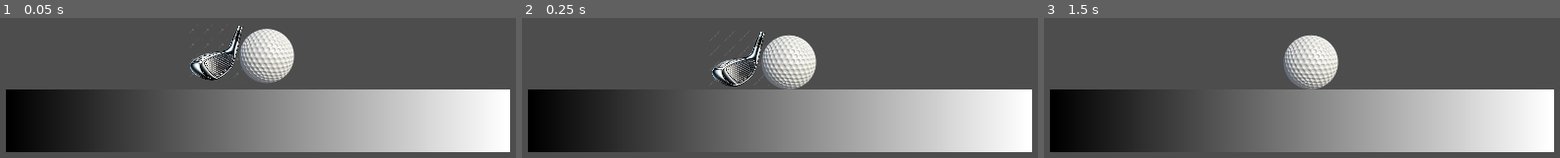
Above: before the commit, frames 1-3 (left to right).
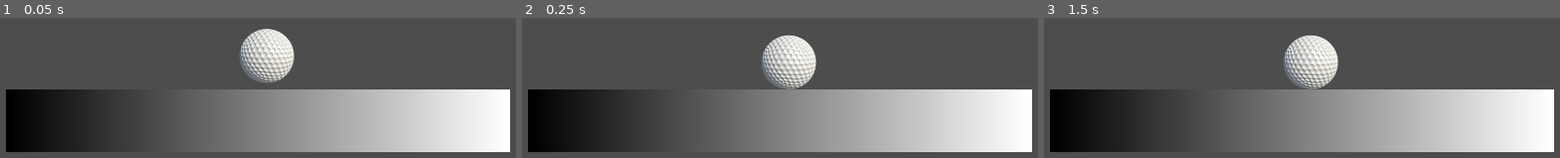
Above: after the commit, the same moments.

Repository: leafcabral/leafs-arcade
Game: Godot game, scene res://main/game_root.tscn
Two runs of this game, one before a commit and one after it. Both use one fixed random seed, a clock stepped at 60 frames per second and the inputs below.
Inputs (mouse positions are in pixels of both pictures, inside the frame that each line leads up to):
- Up to frame 1 (0.05 s): no input
- Up to frame 2 (0.25 s): no input
- Up to frame 3 (1.5 s): tap Enter at 0.5 s; move the mouse to (1312, 62) at 0.52 s; click (1312, 62) at 0.6 s; tap Space at 1.25 s; move the mouse to (outside the picture) at 1.27 s; click (outside the picture) at 1.35 s

The runs differ from the first frame. In frame 1, 1.4% of the frame differs, in the area x 36-48%, y 5-45%; in frame 2, 1.3%; in frame 3, nothing differs.

Commit message:
fix: fix golf club and direction triangle not hiding when cancelling the shot

Diff:
--- a/mini-golf-2d/common/mouse_drag_area_2d.gd
+++ b/mini-golf-2d/common/mouse_drag_area_2d.gd
@@ -4,7 +4,7 @@
 
 
 signal grabbed
-signal released
+signal released(cancelled: bool)
 
 @export var shoot := &"shoot"
 @export var cancel_shot := &"cancel_shot"
@@ -87,14 +87,11 @@
 	return remap(drag.length(), minimum_drag, maximum_drag, 0.0, 1.0)
 
 
-func set_is_holding(value: bool, silent := false) -> void:
+func set_is_holding(value: bool, active := false) -> void:
 	var was_holding := _is_holding
 	_is_holding = value
-
-	if silent:
-		return
 
 	if not was_holding and _is_holding:
 		grabbed.emit()
 	if was_holding and not _is_holding:
-		released.emit()
+		released.emit(active)
--- a/mini-golf-2d/entities/club/golf_club.gd
+++ b/mini-golf-2d/entities/club/golf_club.gd
@@ -42,10 +42,10 @@
 	club.visible = true
 
 
-func _on_shot_area_released() -> void:
+func _on_shot_area_released(cancelled: bool) -> void:
 	is_swinging = false
 	swing_ended.emit()
-	if ball:
+	if ball and not cancelled:
 		ball.apply_central_impulse(shot_area.drag * strength)
 
 	club.visible = false
--- a/mini-golf-2d/entities/club/golf_club.tscn
+++ b/mini-golf-2d/entities/club/golf_club.tscn
@@ -23,6 +23,7 @@
 shape = SubResource("CircleShape2D_6nun0")
 
 [node name="Club" type="Sprite2D" parent="." unique_id=19719132]
+visible = false
 position = Vector2(0, 28)
 scale = Vector2(0.2, 0.2)
 texture = ExtResource("3_vxkus")
